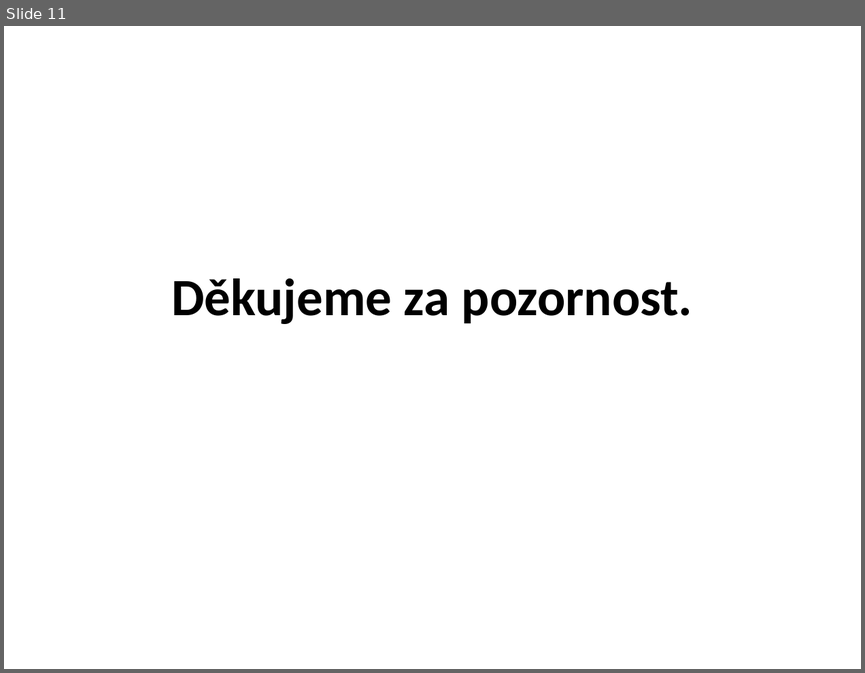
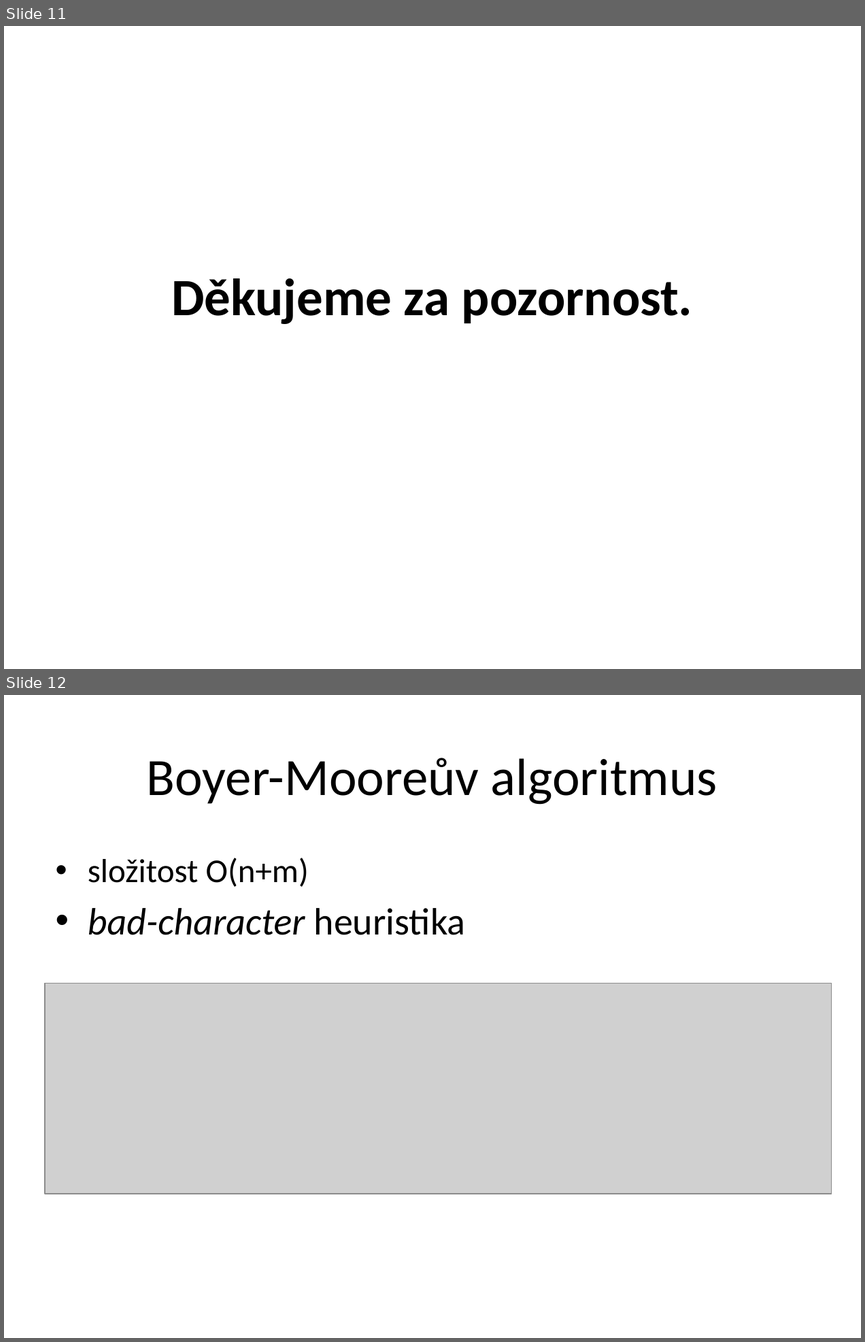
Before and after one commit to tehryn/Formal-languages, a slide deck: dokumentace/prezentace.pptx. Shown one above the other, each under a label of ours: slide 11 before the commit, slides 11 and 12 after it. The pictures are 865x673 and 865x1342 pixels, drawn with LibreOffice and Linux fonts; fonts in the diff are those of the drawing; grey boxes stand for pictures. Boxes give left, top, right and bottom in pixels: in the first picture for what was removed or moved away, otherwise in the second. Text is boxed around its words. In the diff, an @@ line names an element or a change of style, - is before the commit and + after.

```diff
--- a/dokumentace/prezentace.pptx
+++ b/dokumentace/prezentace.pptx
@@ slide 12 added at [4,695,861,1338], background #FFFFFF @@
@@ title added at [147,758,717,804], 44 pt, text #000000 @@
+Boyer-Mooreův algoritmus
@@ text added at [88,858,466,935], 32 pt, text #000000 @@
+  • složitost O(n+m)
+• bad-character heuristika
@@ picture added at [45,983,832,1193] @@
```
Also in this commit, not shown: 8 slides changed, 1 other slide added.
